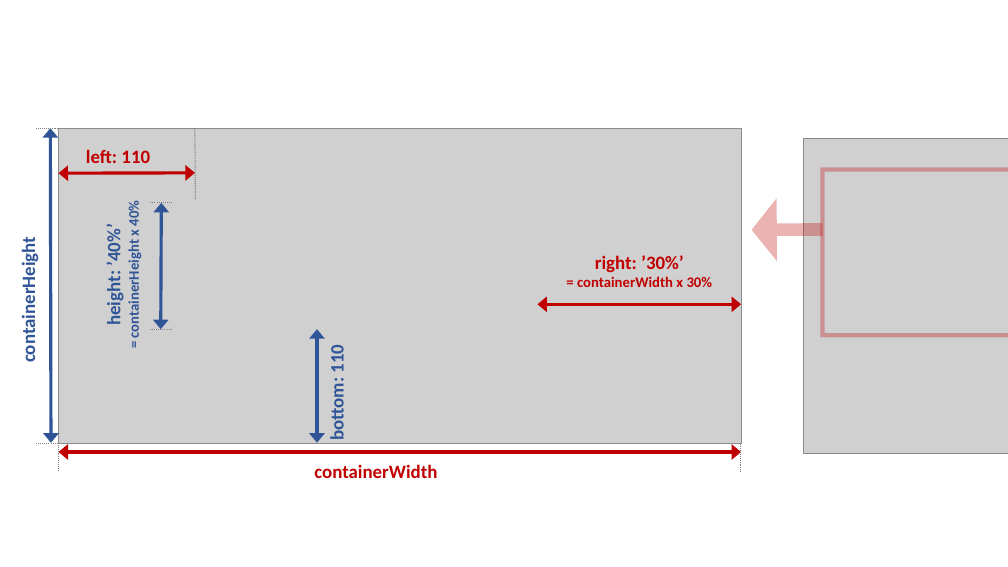
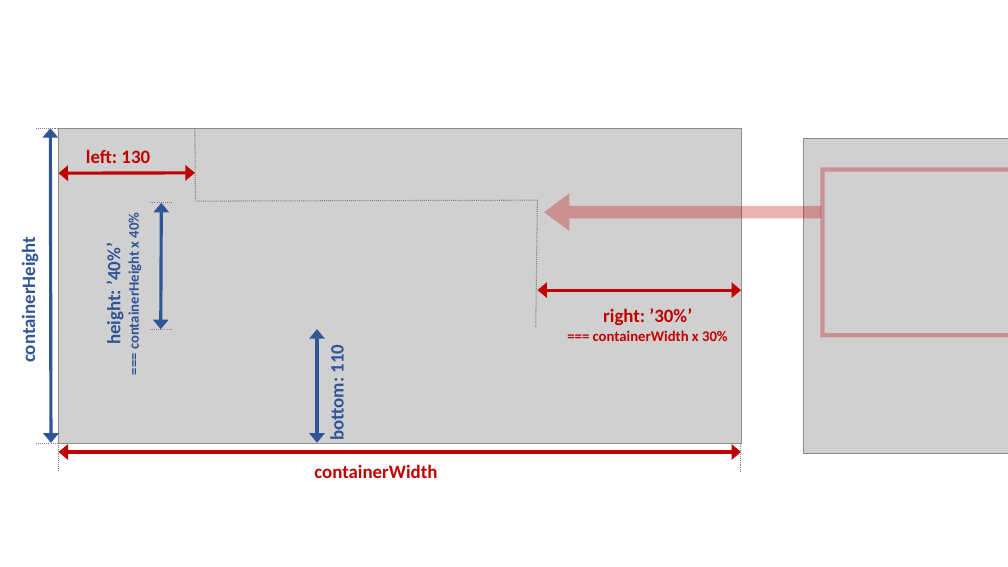
Before and after one commit to apache/echarts-doc, a slide deck: slide 5 of asset-src/basic-concepts-overview/make-img.pptx. Drawn at 1008x567 pixels with LibreOffice and Linux fonts; fonts in the diff are those of the drawing; grey boxes stand for pictures. Boxes give left, top, right and bottom in pixels: in the first picture for what was removed or moved away, otherwise in the second. Text is boxed around its words. In the diff, an @@ line names an element or a change of style, - is before the commit and + after.

```diff
--- a/asset-src/basic-concepts-overview/make-img.pptx
+++ b/asset-src/basic-concepts-overview/make-img.pptx
@@ text at (x1=86, y1=149, x2=150, y2=163): text changed @@
-left: 110
+left: 130
@@ line added from (538, 200) to (197, 201), #808080 1 pt dashed @@
@@ line added from (538, 200) to (536, 327), #808080 1 pt dashed @@
@@ text at (x1=125, y1=214, x2=143, y2=346): text changed @@
-= containerHeight x 40%
+=== containerHeight x 40%
@@ arrow moved from (823, 230) - (752, 230) to (821, 212) - (544, 212) @@
@@ double arrow moved from (741, 305) - (538, 305) to (741, 290) - (538, 290) @@
@@ text "right: ’30%’" moved from (x1=577, y1=255, x2=713, y2=287) to (x1=593, y1=308, x2=728, y2=341) @@
@@ text at (x1=593, y1=330, x2=728, y2=341): text changed @@
-= containerWidth x 30%
+=== containerWidth x 30%
```
Also in this commit, not shown: 1 other slide changed, 3 slides added, 20 other files.
